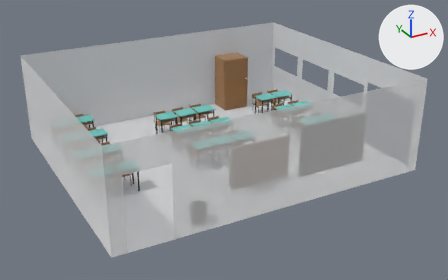
Renders of the glTF model SettingAula_1E.glb from each side of a commit.
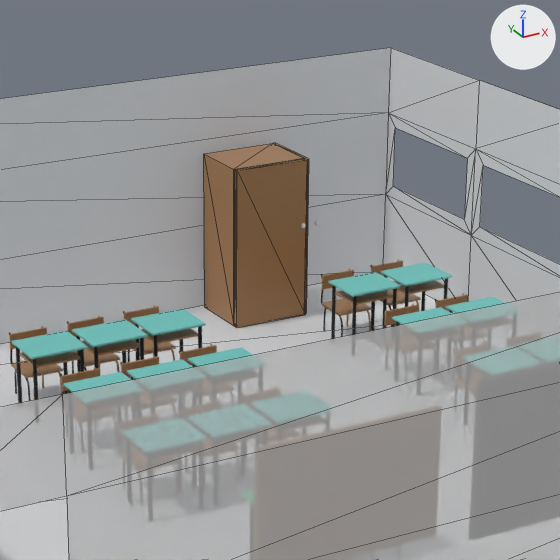
There are two pictures of each version: one whole from a camera (50 mm lens) standing at (-7.86, -15.84, 7.85) and looking at (0.13, -1.3, 0.58), one close up on the part from 34% to 73% of the width and 3% to 66% of the height. The axes (+X, +Y, +Z) are drawn at upper right. The lights are the same throughout. The close-ups show mesh edges as thin lines. Where no turn or scale is listed for an object, it has been applied to the vertices. Vertices at the same position are counted once.
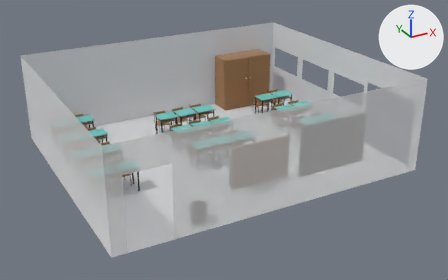
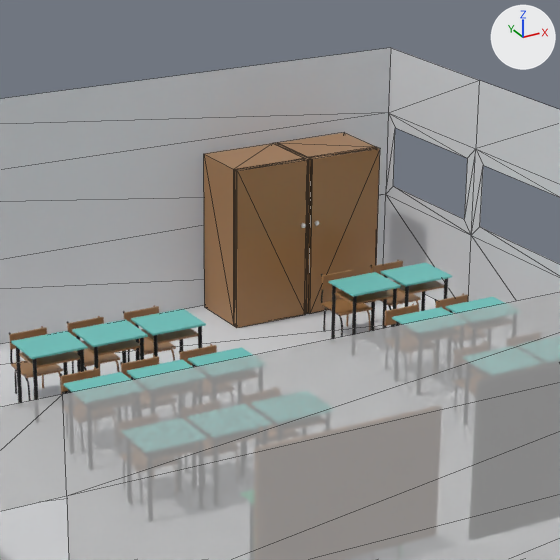
Changed parts and their boxes (x1, y1, x2, y2) in the close-ups (560 x 560 px):
'Cube.010', reshaped (67% wider)
    before: (204, 143, 309, 328)
    after: (204, 132, 380, 328)
part 1 of me_cube_012, added (brown)
    after: (276, 132, 380, 314)

Patch to the scene script:
```diff
--- a/SettingAula_1E.glb.py
+++ b/SettingAula_1E.glb.py
@@ me_cube_012 @@
 # used by ob_cube_010; location = (2.95, 2.45, 0.91)
-me_cube_012.from_pydata(...)  # 30 vertices, 48 faces; spans x -0.91..0.0, y -0.38..0.38, z -0.9..0.9
+me_cube_012.from_pydata(...)  # 56 vertices, 96 faces; spans x -0.91..0.91, y -0.38..0.38, z -0.9..0.9
+# me_cube_012 part 1
+# 18 vertices are added at x 0.03..0.88, y -0.38..0.38, z -0.9..0.9
+# 8 new vertices lie (0.88, 0.0, 0.0) away from vertices in x 0.03, y -0.38..0.38, z -0.9..0.9
+# 48 new faces join them
 me_cube_012.materials.append(mat_legno)
```
